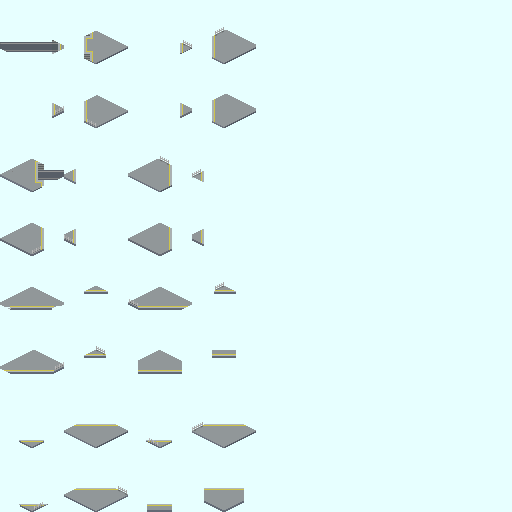
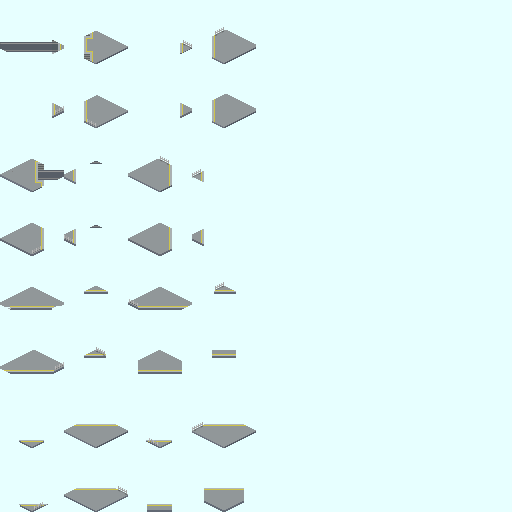
Comparing the layer stacks of the two 512x512 images. Changes:
renamed "貼り付けられたレイヤー #13" to "[37]@F", painted on it over [96, 346, 105, 356]
added group "[29]@" with 2 layers in group "Left" over [90, 225, 102, 228]
added layer "FootBase #2" in group "[29]@" over [90, 225, 102, 228]
added layer "FootBase #1" in group "[25]@" over [90, 161, 102, 164]
